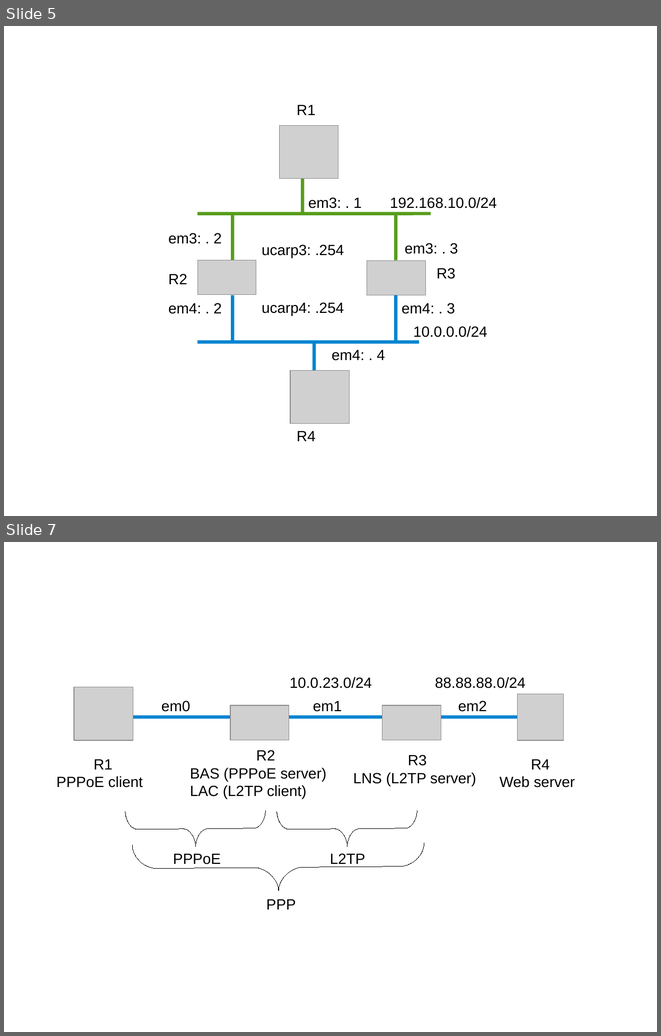
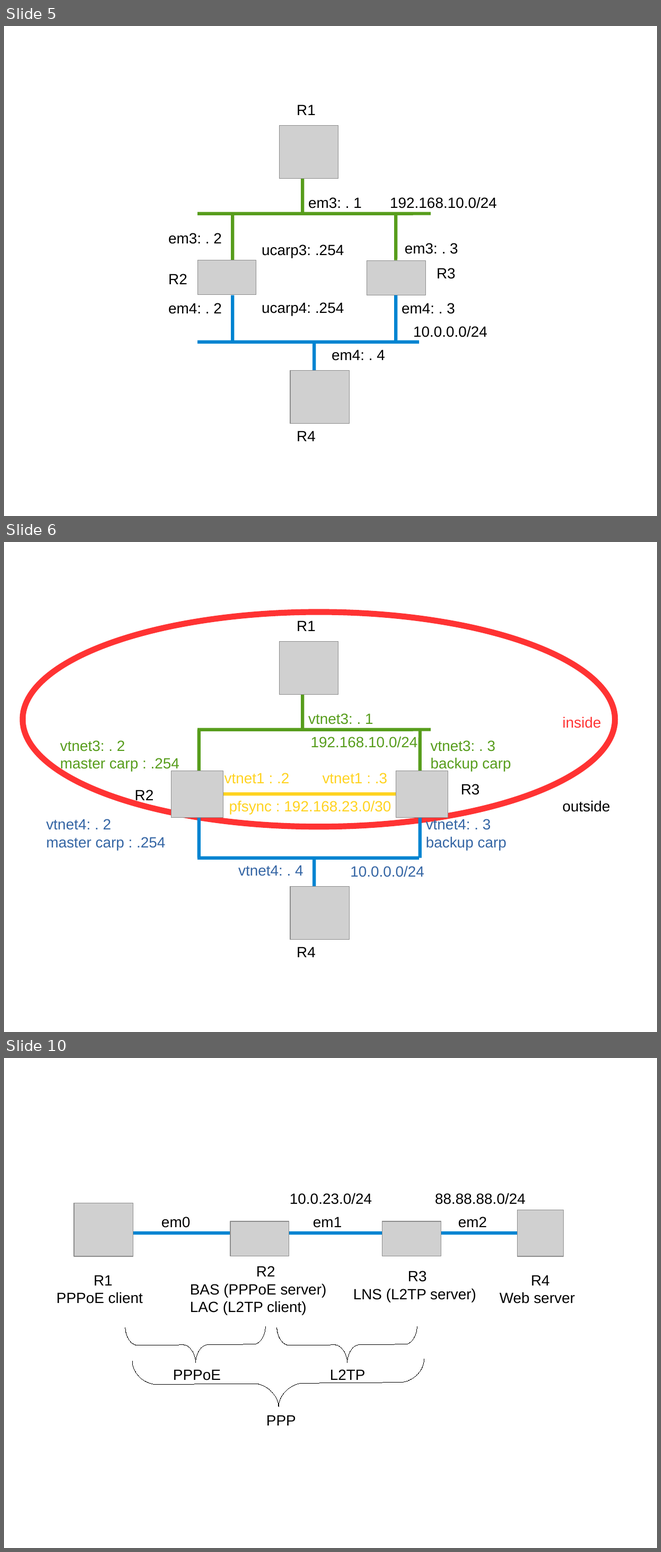
Before and after one commit to ocochard/BSDRP, a slide deck: docs/labs.examples.odp. Shown one above the other, each under a label of ours: slides 5 and 7 before the commit, slides 5, 6 and 10 after it; the slides between them are not shown. The pictures are 661x1036 and 661x1552 pixels, drawn with LibreOffice and Linux fonts; fonts in the diff are those of the drawing; grey boxes stand for pictures. Boxes give left, top, right and bottom in pixels: in the first picture for what was removed or moved away, otherwise in the second. Text is boxed around its words. In the diff, an @@ line names an element or a change of style, - is before the commit and + after.

```diff
--- a/docs/labs.examples.odp
+++ b/docs/labs.examples.odp
@@ slide 6 added at <box>4,542,657,1032</box>, background #FFFFFF @@
@@ ellipse added at <box>23,612,615,827</box>, outline #FF3333 7.2 pt @@
@@ text added at <box>297,620,316,631</box>, 18 pt, text #000000 @@
+R1
@@ picture added at <box>280,641,338,694</box> @@
@@ line added from (302, 694) to (302, 729), #579D1C 4 pt @@
@@ text added at <box>308,713,373,724</box>, 18 pt, text #579D1C @@
+vtnet3: . 1
@@ text added at <box>563,716,601,728</box>, 18 pt, text #FF3333 @@
+inside
@@ line added from (431, 729) to (198, 729), #579D1C 4 pt @@
@@ line added from (199, 776) to (199, 729), #579D1C 4 pt @@
@@ line added from (420, 776) to (420, 729), #579D1C 4 pt @@
@@ text added at <box>60,740,179,771</box>, 18 pt, text #579D1C @@
+vtnet3: . 2
+master carp : .254
@@ text added at <box>311,736,418,748</box>, 18 pt, text #579D1C @@
+192.168.10.0/24
@@ text added at <box>431,740,511,771</box>, 18 pt, text #579D1C @@
+vtnet3: . 3
+backup carp
@@ picture added at <box>171,771,223,818</box> @@
@@ text added at <box>224,773,289,784</box>, 18 pt, text #FFD320 @@
+vtnet1 : .2
@@ text added at <box>323,773,387,784</box>, 18 pt, text #FFD320 @@
+vtnet1 : .3
@@ picture added at <box>396,771,448,818</box> @@
@@ text added at <box>135,790,154,803</box>, 18 pt, text #000000 @@
+R2
@@ line added from (396, 794) to (219, 794), #FFD320 4 pt @@
@@ text added at <box>461,784,480,795</box>, 18 pt, text #000000 @@
+R3
@@ line added from (199, 858) to (199, 811), #0084D1 4 pt @@
@@ text added at <box>229,800,391,814</box>, 18 pt, text #FFD320 @@
+pfsync : 192.168.23.0/30
@@ line added from (420, 858) to (420, 811), #0084D1 4 pt @@
@@ text added at <box>563,800,610,812</box>, 18 pt, text #000000 @@
+outside
@@ text added at <box>46,819,165,850</box>, 18 pt, text #3465A4 @@
+vtnet4: . 2
+master carp : .254
@@ text added at <box>426,818,506,850</box>, 18 pt, text #3465A4 @@
+vtnet4: . 3
+backup carp
@@ line added from (420, 858) to (198, 858), #0084D1 4 pt @@
@@ line added from (315, 858) to (315, 893), #0084D1 4 pt @@
@@ text added at <box>238,865,303,876</box>, 18 pt, text #3465A4 @@
+vtnet4: . 4
@@ text added at <box>350,865,424,877</box>, 18 pt, text #3465A4 @@
+10.0.0.0/24
@@ picture added at <box>290,886,349,940</box> @@
@@ text added at <box>297,946,316,957</box>, 18 pt, text #000000 @@
+R4
@@ what was slide 7 is now slide 10 @@
```
Also in this commit, not shown: 4 slides changed, 6 other slides added, 11 other files.
